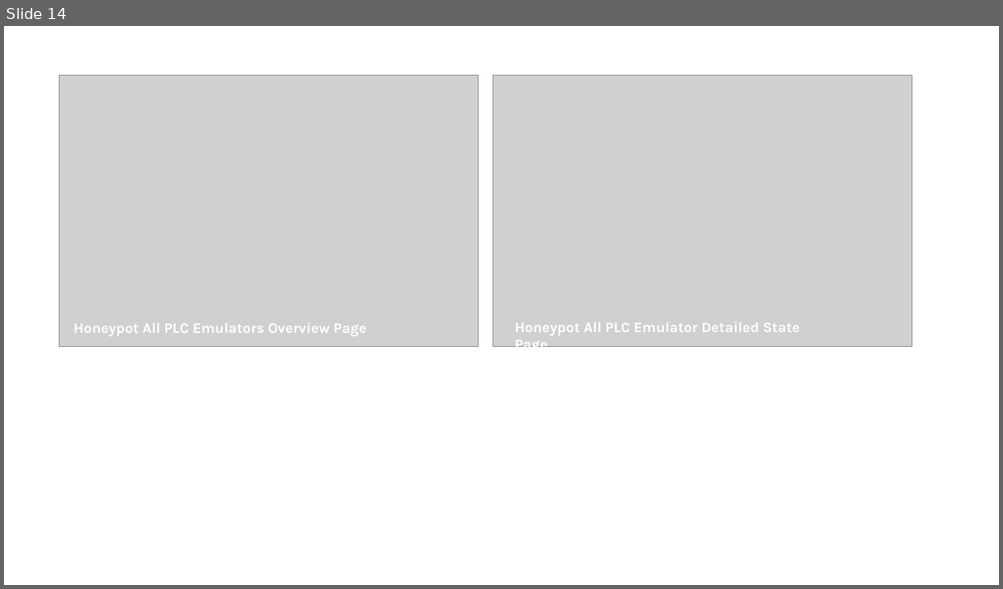
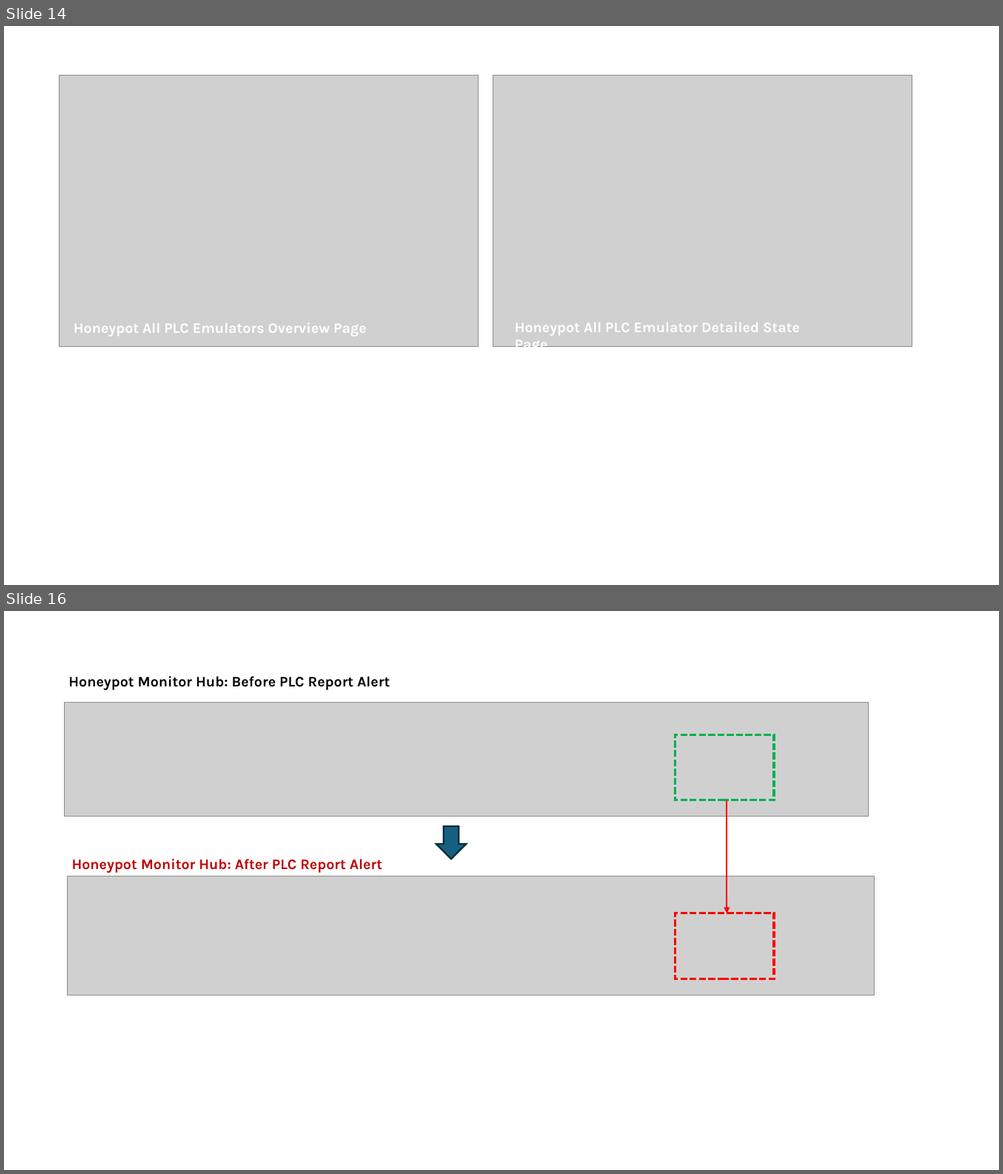
Before and after one commit to kuldeepsharma1/cyber-honey-pot, a slide deck: doc/designDoc.pptx. Shown one above the other, each under a label of ours: slide 14 before the commit, slides 14 and 16 after it; the slides between them are not shown. The pictures are 1003x589 and 1003x1174 pixels, drawn with LibreOffice and Linux fonts; fonts in the diff are those of the drawing; grey boxes stand for pictures. Boxes give left, top, right and bottom in pixels: in the first picture for what was removed or moved away, otherwise in the second. Text is boxed around its words. In the diff, an @@ line names an element or a change of style, - is before the commit and + after.

Commit message:
update the Design of Attack Alert and Notification section of the read me file.

```diff
--- a/doc/designDoc.pptx
+++ b/doc/designDoc.pptx
@@ slide 16 added at (4, 611, 999, 1170), background #FFFFFF @@
@@ text added at (68, 676, 390, 690), 14 pt, text #000000, bold @@
+Honeypot Monitor Hub: Before PLC Report Alert
@@ picture added at (65, 703, 868, 816) @@
@@ rectangle added at (674, 735, 774, 800), outline #00B050 2.25 pt dashed @@
@@ arrow added from (727, 800) to (727, 914), #FF0000 1.5 pt @@
@@ down arrow added at (436, 826, 466, 860), fill #156082, outline #092A39 1.5 pt @@
@@ picture added at (68, 877, 874, 995) @@
@@ text added at (72, 859, 382, 873), 14 pt, text #C00000, bold @@
+Honeypot Monitor Hub: After PLC Report Alert
@@ rectangle added at (674, 914, 774, 980), outline #FF0000 2.25 pt dashed @@
```
Also in this commit, not shown: 1 slide changed, 1 other slide added, 5 other files.
